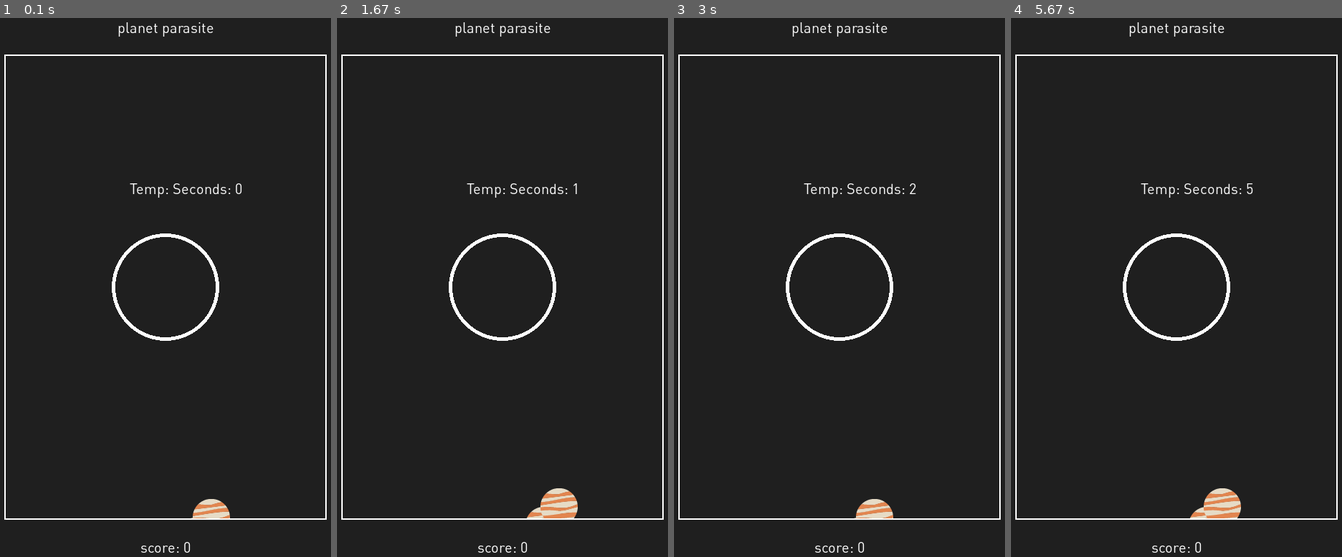
Above: before the commit, frames 1-4 (left to right).
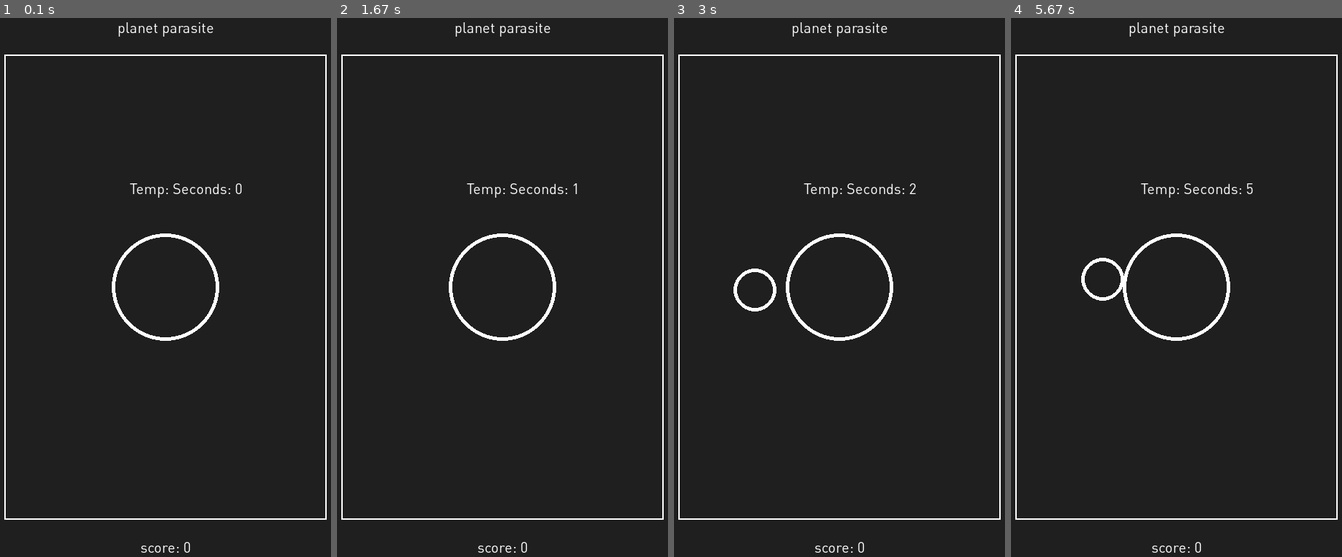
Above: after the commit, the same moments.

Repository: selenazhen/planetParasite
Game: pygame game, started from Game.py
Two runs of this game, one before a commit and one after it. Both use one fixed random seed, a clock stepped at 60 frames per second and the inputs below.
Inputs:
- Up to frame 1 (0.1 s): no input
- Up to frame 2 (1.67 s): hold Right 0.33-0.8 s; hold Up 0.83-1.3 s
- Up to frame 3 (3 s): hold Left 1.83-2.37 s; hold Down 2.4-2.7 s; hold Left from 2.73 s (still down)
- Up to frame 4 (5.67 s): release Left at 3.13 s; hold Up 3.17-3.53 s; hold Right 3.57-4.2 s; hold Down 4.23-4.6 s; hold Left 4.63-5.1 s; hold Right 5.13-5.6 s; hold Up from 5.63 s (still down)

The runs differ from the first frame. In frame 1, 0.3% of the frame differs, in the area x 57-70%, y 89-93%; in frame 2, 0.6%; in frame 3, 0.6%; in frame 4, 0.8%, in the area x 21-70%, y 44-93%.

Commit message:
appearing planets yay

Diff:
--- a/Game.py
+++ b/Game.py
@@ -16,12 +16,7 @@
 
 class Game(PygameGame):
     def init(self):
-        planet1 = Planet(random.randrange(0,self.width),random.randrange(0,self.height))
-        planet2 = Planet(random.randrange(0,self.width),random.randrange(0,self.height))
         self.planetGroup = pygame.sprite.Group()
-        self.planetGroup.add((planet1, planet2))
-
-        pass
 
     def keyPressed(self, code, mod):
         pass
@@ -42,6 +37,10 @@
         pygame.draw.circle(screen, WHITE,(self.parasiteX,self.parasiteY),
                             m, 5) #testing circle
 
+        if self.frameCount % 50 == 0:
+            planet = Planet(random.randrange(0,self.width),random.randrange(0,self.height))
+            self.planetGroup.add(planet)
+
         self.planetGroup.draw(screen)
 
         pygame.draw.rect(screen, CHARCOAL,(0, 0, w, m)) #border top rect
--- a/Planet.py
+++ b/Planet.py
@@ -19,7 +19,14 @@
 
     def __init__(self, xPosition, yPosition):
         pygame.sprite.Sprite.__init__(self)
-        self.image = pygame.image.load('img/planet1.png').convert_alpha()
+        self.coordsX = random.randrange(0,screenWidth)
+        self.coordsY = random.randrange(0,screenHeight)
+        self.image = pygame.Surface((self.coordsX+(1.5*planetSize), self.coordsY + (1.5*planetSize)), pygame.SRCALPHA)
+        pygame.draw.circle(self.image, WHITE,(xPosition,yPosition),
+                            planetSize, 5) #testing circle
+
+        # self.image = pygame.draw.circle(
+        # self.image = pygame.image.load('img/planet1.png').convert_alpha()
         self.rect = self.image.get_rect()
         self.rect.centerx = xPosition
         self.rect.centery = yPosition
--- a/pygamegame.py
+++ b/pygamegame.py
@@ -81,15 +81,19 @@
                     pygame.quit()
                     raise SystemExit
                 if (event.type == pygame.KEYDOWN) and (event.key == K_LEFT):
+                    print ('left key')
                     for planet in self.planetGroup:
                         planet.move(-self.speed,0)
                 if (event.type == pygame.KEYDOWN) and (event.key == K_RIGHT):
+                    print ('right key')
                     for planet in self.planetGroup:
                         planet.move(self.speed,0)
                 if (event.type == pygame.KEYDOWN) and (event.key == K_UP):
+                    print ('up key')
                     for planet in self.planetGroup:
                         planet.move(0,-self.speed)
                 if (event.type == pygame.KEYDOWN) and (event.key == K_DOWN):
+                    print ('down key')
                     for planet in self.planetGroup:
                         planet.move(0,self.speed)
                 if (event.type == pygame.KEYDOWN) and (event.key == K_ESCAPE):
